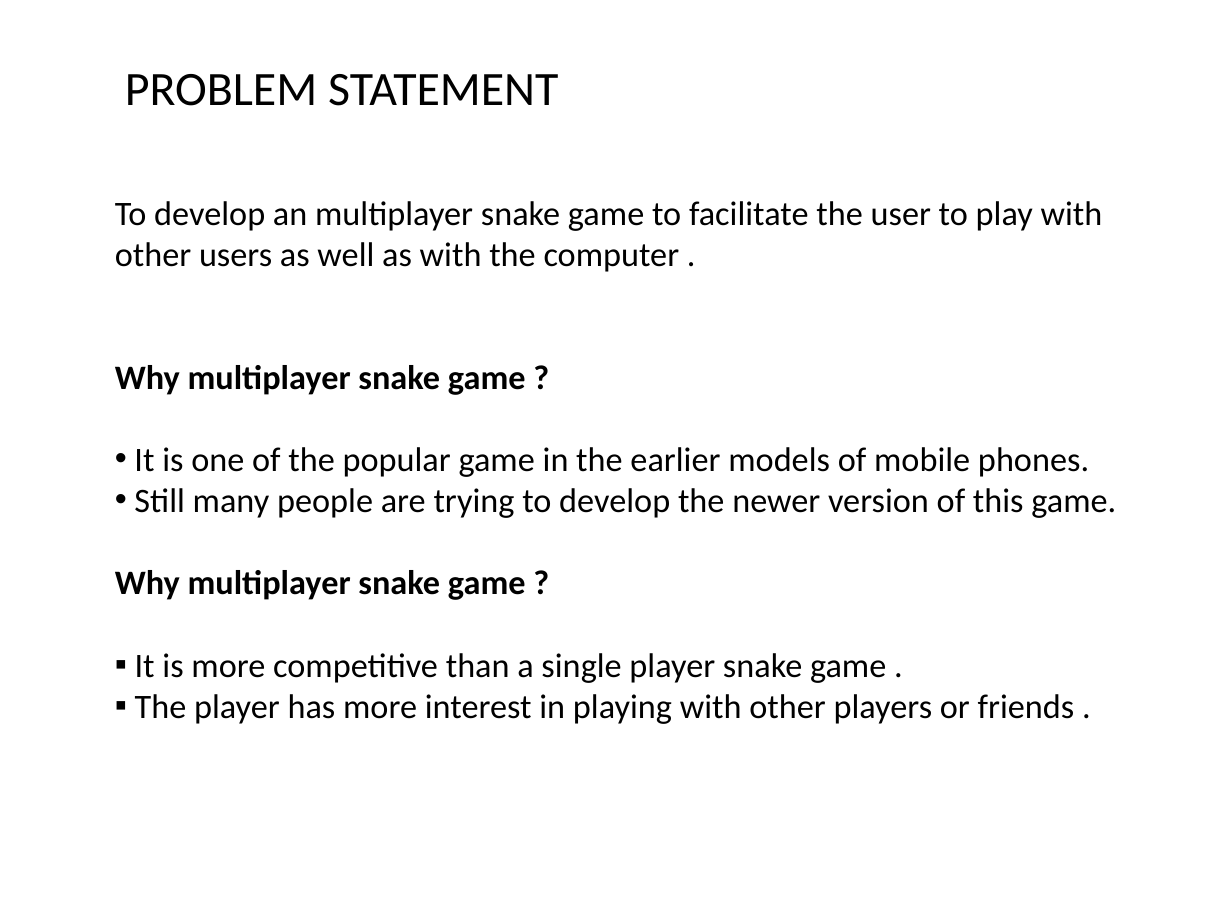
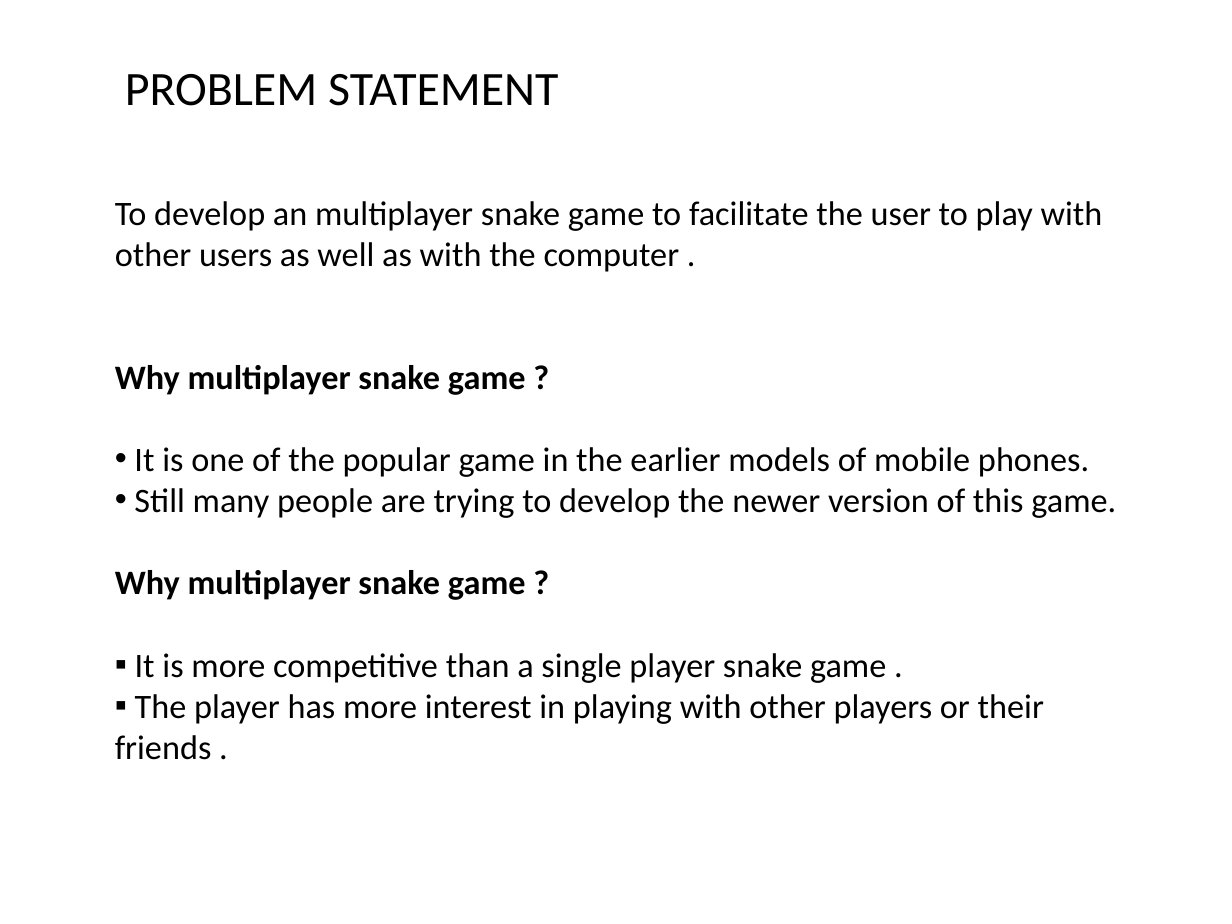
Before and after one commit to Greeny6092/Mini-Project-sem7-, a slide deck: slide 4 of presentation/AI BASED MULTIPLAYER SNAKE GAME(mini project).pptx. Drawn at 1232x924 pixels with LibreOffice and Linux fonts; fonts in the diff are those of the drawing. Boxes give left, top, right and bottom in pixels: in the first picture for what was removed or moved away, otherwise in the second. Text is boxed around its words. In the diff, an @@ line names an element or a change of style, - is before the commit and + after.

```diff
--- a/presentation/AI BASED MULTIPLAYER SNAKE GAME(mini project).pptx
+++ b/presentation/AI BASED MULTIPLAYER SNAKE GAME(mini project).pptx
@@ text at box(115, 694, 1044, 760): text changed @@
-▪ The player has more interest in playing with other players or friends .
+▪ The player has more interest in playing with other players or their friends .
```
Also in this commit, not shown: 10 other slides changed, 2 other files.
